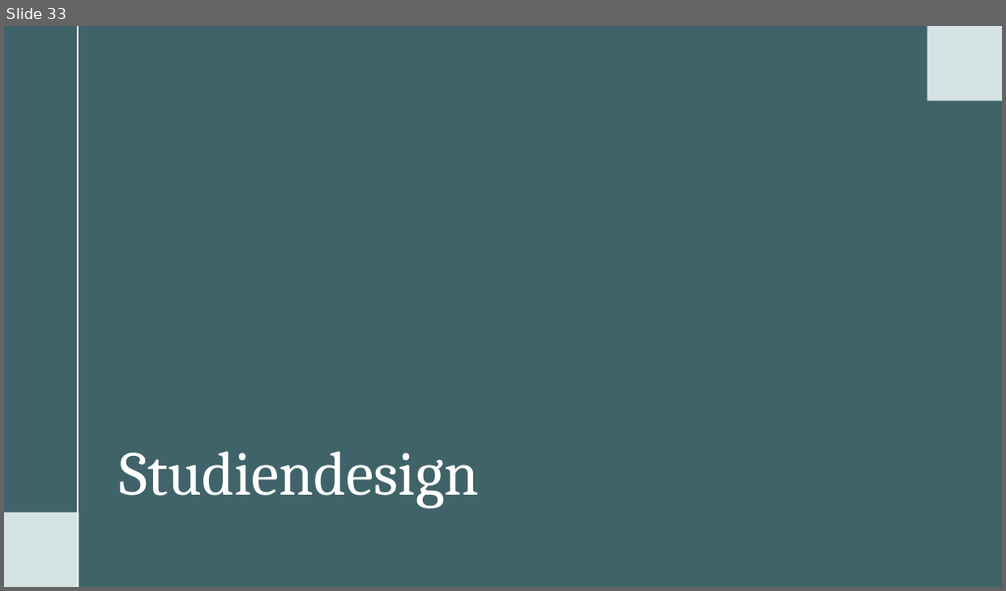
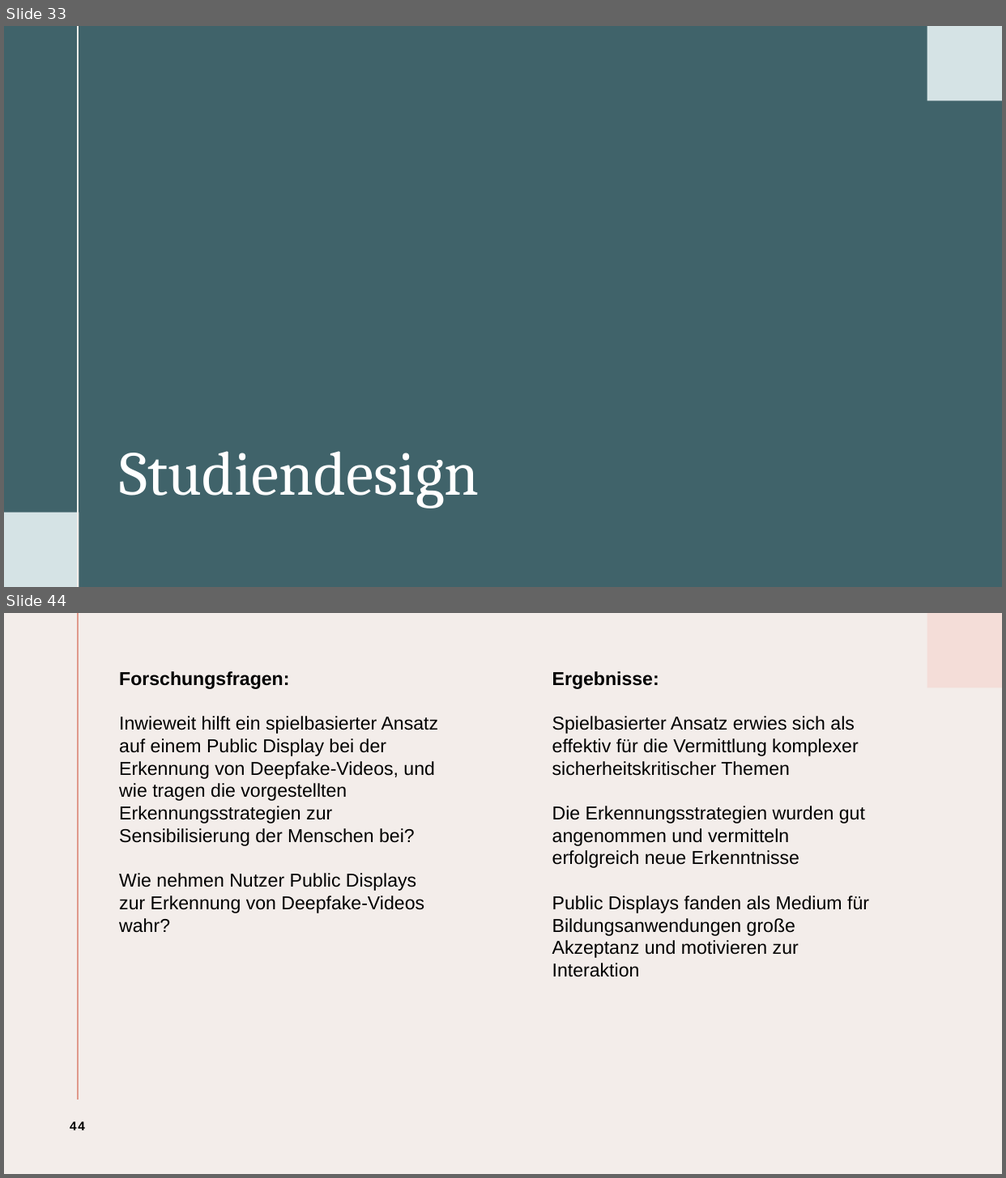
Before and after one commit to ToniHantschmann/deepfake_detector, a slide deck: presentation/presentation.pptx. Shown one above the other, each under a label of ours: slide 33 before the commit, slides 33 and 44 after it; the slides between them are not shown. The pictures are 1006x591 and 1006x1178 pixels, drawn with LibreOffice and Linux fonts; fonts in the diff are those of the drawing. Boxes give left, top, right and bottom in pixels: in the first picture for what was removed or moved away, otherwise in the second. Text is boxed around its words. In the diff, an @@ line names an element or a change of style, - is before the commit and + after.

```diff
--- a/presentation/presentation.pptx
+++ b/presentation/presentation.pptx
@@ slide 44 added at bbox=[4, 613, 1002, 1174], background #F3EDEA @@
@@ line added from (78, 613) to (78, 1100), #DF998B 1.5 pt @@
@@ rectangle added at bbox=[927, 613, 1002, 688], fill #F4DDD8 @@
@@ text added at bbox=[119, 671, 439, 933], 18 pt, text #000000 @@
+Forschungsfragen:
+Inwieweit hilft ein spielbasierter Ansatz auf einem Public Display bei der Erkennung von Deepfake-Videos, und wie tragen die vorgestellten Erkennungsstrategien zur Sensibilisierung der Menschen bei?
+Wie nehmen Nutzer Public Displays zur Erkennung von Deepfake-Videos wahr?
@@ text added at bbox=[552, 671, 869, 977], 18 pt, text #000000 @@
+Ergebnisse:
+Spielbasierter Ansatz erwies sich als effektiv für die Vermittlung komplexer sicherheitskritischer Themen
+Die Erkennungsstrategien wurden gut angenommen und vermitteln erfolgreich neue Erkenntnisse
+Public Displays fanden als Medium für Bildungsanwendungen große Akzeptanz und motivieren zur Interaktion
@@ page number added at bbox=[70, 1122, 85, 1131], 12 pt, text #000000, bold @@
+44
```
Also in this commit, not shown: 7 slides changed, 8 other slides added, 1 slide removed.
